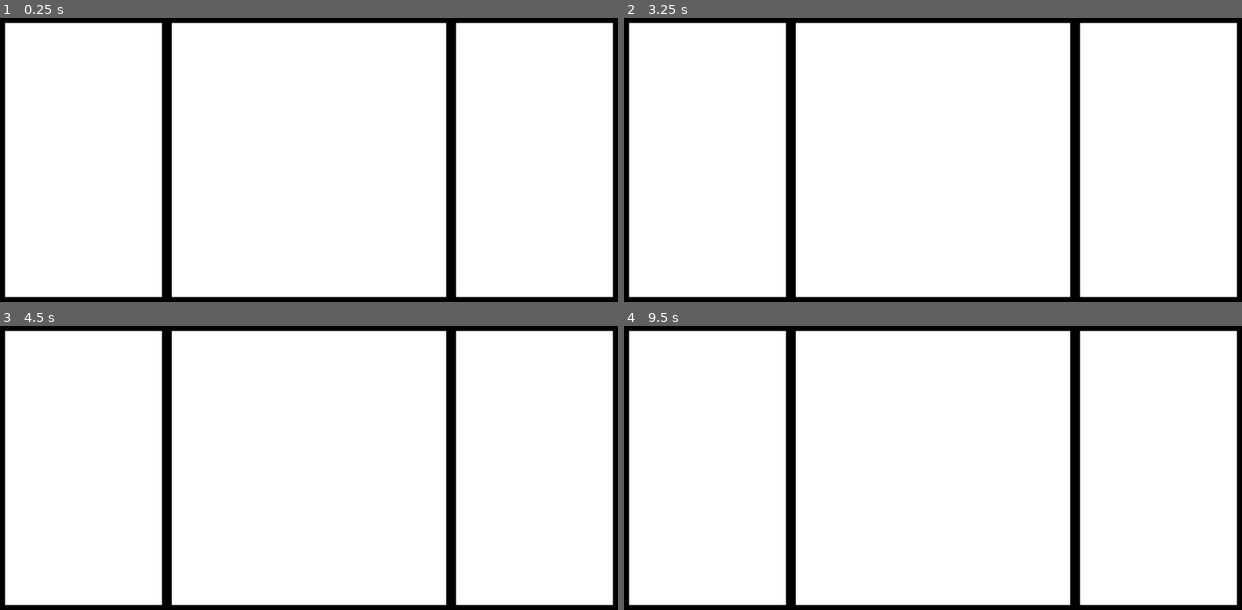
Above: before the commit, frames 1-4 (two rows, left to right).
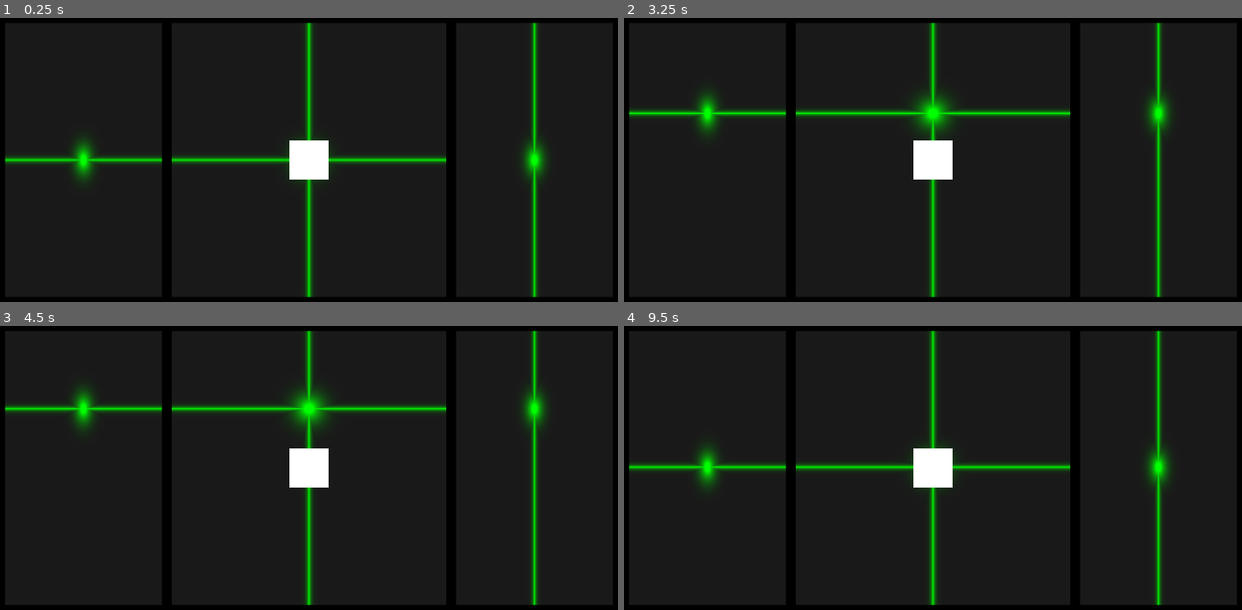
Above: after the commit, the same moments.

Repository: Totobird-Creations/rc-car-duino
Game: Godot game, scene res://main/main.tscn
Two runs of this game, one before a commit and one after it. Both use one fixed random seed, a clock stepped at 60 frames per second and the inputs below.
Inputs (mouse positions are in pixels of both pictures, inside the frame that each line leads up to):
- Up to frame 1 (0.25 s): no input
- Up to frame 2 (3.25 s): tap Enter at 0.5, 2 s; move the mouse to (1068, 142) at 0.52 s; click (1068, 142) at 0.67 s; tap Space at 1.25, 2.75 s; drag from (809, 177) to (902, 233) at 1.27 s; move the mouse to (994, 80) at 2.02 s; click (994, 80) at 2.17 s; drag from (902, 233) to (747, 106) at 2.77 s
- Up to frame 3 (4.5 s): move the mouse to (494, 521) at 3.52 s; click (494, 521) at 3.67 s; tap Enter at 4.25 s; drag from (123, 414) to (216, 377) at 4.27 s
- Up to frame 4 (9.5 s): move the mouse to (963, 468) at 5.02 s; click (963, 468) at 5.17 s; tap Space at 5.75 s; drag from (840, 377) to (809, 485) at 5.77 s; move the mouse to (1068, 450) at 6.52 s; click (1068, 450) at 6.67 s; drag from (809, 485) to (902, 541) at 7.27 s; move the mouse to (994, 388) at 8.02 s; click (994, 388) at 8.17 s; drag from (902, 541) to (747, 414) at 8.77 s

The runs differ from the first frame. In frame 1, 91% of the frame differs, in the area x 0-100%, y 1-99%; in frame 2, 91%; in frame 3, 91%; in frame 4, 91%.

Commit message:
Added: Shaders for positions;

Diff:
--- a/controller/main/main.gd
+++ b/controller/main/main.gd
@@ -2,12 +2,49 @@
 
 
 
-var touches : Dictionary = {}
+var touches : = {}
 
 
 
 func _physics_process(delta : float):
-	pass
+	var accelerations := []
+	var turns         := []
+	for touch in touches.values():
+		if (
+			touch.x >= $control/acceleration.rect_global_position.x &&
+			touch.y >= $control/acceleration.rect_global_position.y &&
+			touch.x <= $control/acceleration.rect_global_position.x + $control/acceleration.rect_size.x &&
+			touch.y <= $control/acceleration.rect_global_position.y + $control/acceleration.rect_size.y
+		):
+			accelerations.append((touch.y - $control/acceleration.rect_global_position.y) / $control/acceleration.rect_size.y)
+		elif (
+			touch.x >= $control/turn.rect_global_position.x &&
+			touch.y >= $control/turn.rect_global_position.y &&
+			touch.x <= $control/turn.rect_global_position.x + $control/turn.rect_size.x &&
+			touch.y <= $control/turn.rect_global_position.y + $control/turn.rect_size.y
+		):
+			turns.append((touch.x - $control/turn.rect_global_position.x) / $control/turn.rect_size.x)
+
+	var final_acceleration := 0.5
+	if (len(accelerations) > 0):
+		final_acceleration = 0.0
+		for acceleration in accelerations:
+			final_acceleration += acceleration
+		final_acceleration /= len(accelerations)
+	var final_turn := 0.5
+	if (len(turns) > 0):
+		final_turn = 0.0
+		for turn in turns:
+			final_turn += turn
+		final_turn /= len(turns)
+
+	var previous := $control/acceleration/background.material.get_shader_param("position") as Vector2
+	var target   := Vector2(final_turn, final_acceleration)
+	var current  := previous.move_toward(target, previous.distance_to(target) * delta * 15.0)
+
+	$control/acceleration/background.material.set_shader_param("position", current)
+	$control/info/background.material.set_shader_param("position", current)
+	$control/turn/background.material.set_shader_param("position", current)
 
 
 
--- a/controller/main/main.tscn
+++ b/controller/main/main.tscn
@@ -1,6 +1,31 @@
-[gd_scene load_steps=2 format=2]
+[gd_scene load_steps=10 format=2]
 
 [ext_resource path="res://main/main.gd" type="Script" id=1]
+[ext_resource path="res://shader/acceleration.gdshader" type="Shader" id=2]
+[ext_resource path="res://shader/turn.tres" type="Shader" id=3]
+[ext_resource path="res://shader/info.tres" type="Shader" id=4]
+[ext_resource path="res://shader/arrow.tres" type="Shader" id=5]
+
+[sub_resource type="ShaderMaterial" id=2]
+shader = ExtResource( 2 )
+shader_param/background = Color( 0.1, 0.1, 0.1, 1 )
+shader_param/accent = Color( 0, 1, 0, 1 )
+shader_param/position = Vector2( 0.5, 0.5 )
+
+[sub_resource type="ShaderMaterial" id=4]
+shader = ExtResource( 4 )
+shader_param/background = Color( 0.1, 0.1, 0.1, 1 )
+shader_param/accent = Color( 0, 1, 0, 1 )
+shader_param/position = Vector2( 0.5, 0.5 )
+
+[sub_resource type="ShaderMaterial" id=5]
+shader = ExtResource( 5 )
+
+[sub_resource type="ShaderMaterial" id=3]
+shader = ExtResource( 3 )
+shader_param/background = Color( 0.1, 0.1, 0.1, 1 )
+shader_param/accent = Color( 0, 1, 0, 1 )
+shader_param/position = Vector2( 0.5, 0.5 )
 
 [node name="main" type="Control"]
 anchor_right = 1.0
@@ -21,10 +46,11 @@
 margin_bottom = 448.0
 
 [node name="background" type="ColorRect" parent="control/acceleration"]
+material = SubResource( 2 )
 anchor_right = 1.0
 anchor_bottom = 1.0
 
-[node name="center" type="Control" parent="control"]
+[node name="info" type="Control" parent="control"]
 anchor_left = 0.5
 anchor_top = 0.5
 anchor_right = 0.5
@@ -34,9 +60,25 @@
 margin_right = 448.0
 margin_bottom = 448.0
 
-[node name="background" type="ColorRect" parent="control/center"]
+[node name="background" type="ColorRect" parent="control/info"]
+material = SubResource( 4 )
 anchor_right = 1.0
 anchor_bottom = 1.0
+
+[node name="arrow" type="Control" parent="control/info"]
+anchor_left = 0.5
+anchor_top = 0.5
+anchor_right = 0.5
+anchor_bottom = 0.5
+
+[node name="center" type="ColorRect" parent="control/info/arrow"]
+material = SubResource( 5 )
+margin_left = -64.0
+margin_top = -64.0
+margin_right = 64.0
+margin_bottom = 64.0
+
+[node name="animation" type="AnimationPlayer" parent="control/info/arrow"]
 
 [node name="turn" type="Control" parent="control"]
 anchor_left = 0.5
@@ -49,5 +91,6 @@
 margin_bottom = 448.0
 
 [node name="background" type="ColorRect" parent="control/turn"]
+material = SubResource( 3 )
 anchor_right = 1.0
 anchor_bottom = 1.0
--- /dev/null
+++ b/controller/shader/acceleration.gdshader
@@ -0,0 +1,27 @@
+shader_type canvas_item;
+
+
+
+uniform vec4 background : hint_color = vec4(vec3(0.1), 1.0);
+uniform vec4 accent     : hint_color = vec4(vec3(0.0, 1.0, 0.0), 1.0);
+
+uniform vec2 position                = vec2(0.5, 0.5);
+
+
+
+vec4 interpolate(vec4 a, vec4 b, float t) {
+	return a + (b - a) * clamp(t, 0.0, 1.0);
+}
+
+
+
+void fragment() {
+	COLOR = interpolate(
+		background,
+		accent,
+		max(
+			pow(1.0 - distance(UV, position) * 5.0, 5.0) * 1.5,
+			pow(1.0 - abs(UV.y - position.y) * 3.0, 50.0)
+		)
+	);
+}
--- /dev/null
+++ b/controller/shader/arrow.tres
@@ -0,0 +1,4 @@
+[gd_resource type="Shader" format=2]
+
+[resource]
+code = "shader_type canvas_item;"
--- /dev/null
+++ b/controller/shader/info.tres
@@ -0,0 +1,34 @@
+[gd_resource type="Shader" format=2]
+
+[resource]
+code = "shader_type canvas_item;
+
+
+
+uniform vec4 background : hint_color = vec4(vec3(0.1), 1.0);
+uniform vec4 accent     : hint_color = vec4(vec3(0.0, 1.0, 0.0), 1.0);
+
+uniform vec2 position                = vec2(0.5, 0.5);
+
+
+
+vec4 interpolate(vec4 a, vec4 b, float t) {
+	return a + (b - a) * clamp(t, 0.0, 1.0);
+}
+
+
+
+void fragment() {
+	COLOR = interpolate(
+		background,
+		accent,
+		max(
+			pow(1.0 - distance(UV, position) * 5.0, 5.0) * 1.5,
+			max(
+				pow(1.0 - abs(UV.x - position.x) * 3.0, 50.0),
+				pow(1.0 - abs(UV.y - position.y) * 3.0, 50.0)
+			)
+		)
+	);
+}
+"
--- /dev/null
+++ b/controller/shader/turn.tres
@@ -0,0 +1,31 @@
+[gd_resource type="Shader" format=2]
+
+[resource]
+code = "shader_type canvas_item;
+
+
+
+uniform vec4 background : hint_color = vec4(vec3(0.1), 1.0);
+uniform vec4 accent     : hint_color = vec4(vec3(0.0, 1.0, 0.0), 1.0);
+
+uniform vec2 position                = vec2(0.5, 0.5);
+
+
+
+vec4 interpolate(vec4 a, vec4 b, float t) {
+	return a + (b - a) * clamp(t, 0.0, 1.0);
+}
+
+
+
+void fragment() {
+	COLOR = interpolate(
+		background,
+		accent,
+		max(
+			pow(1.0 - distance(UV, position) * 5.0, 5.0) * 1.5,
+			pow(1.0 - abs(UV.x - position.x) * 2.0, 50.0)
+		)
+	);
+}
+"
Not shown, changed: .gitignore
Not shown, changed: arduino/src/main.rs
